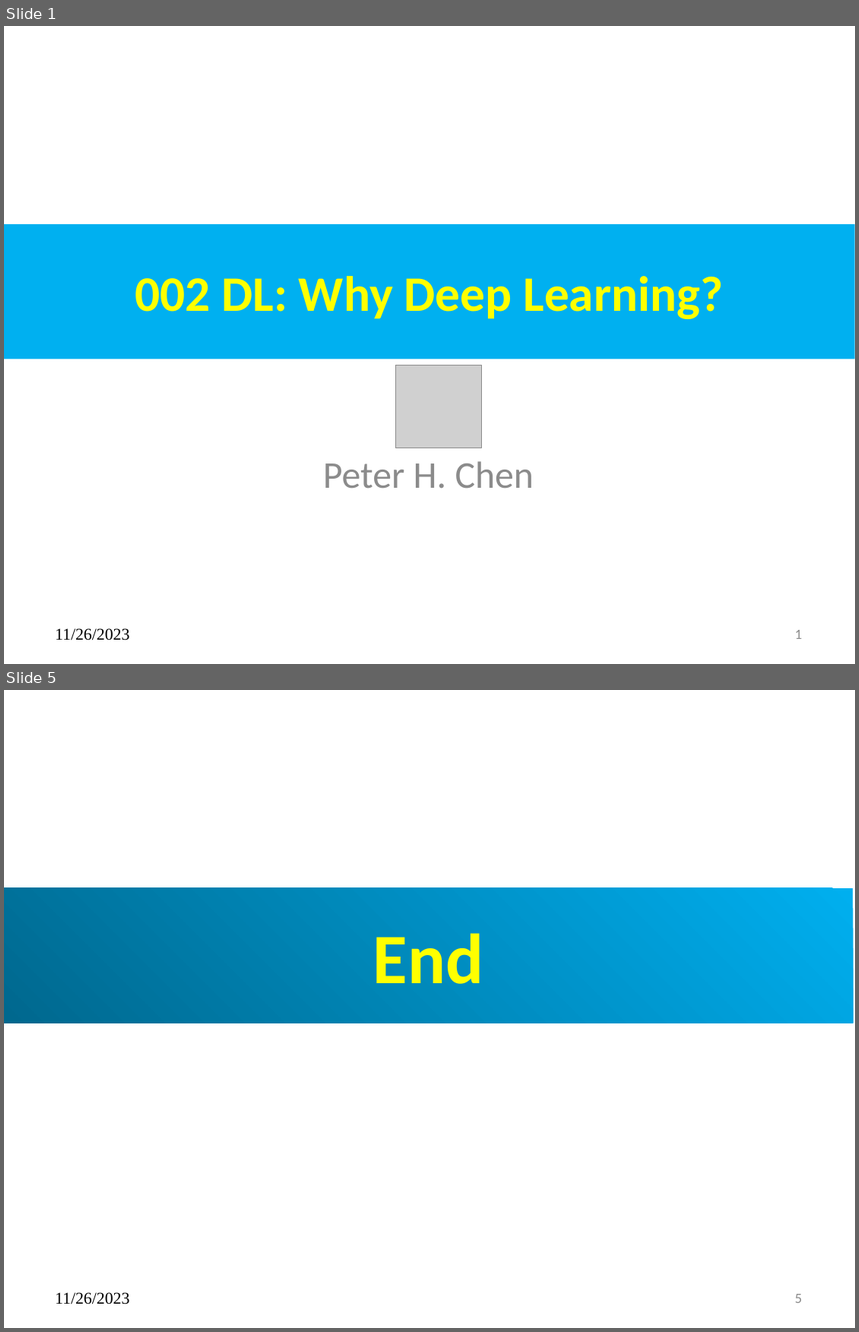
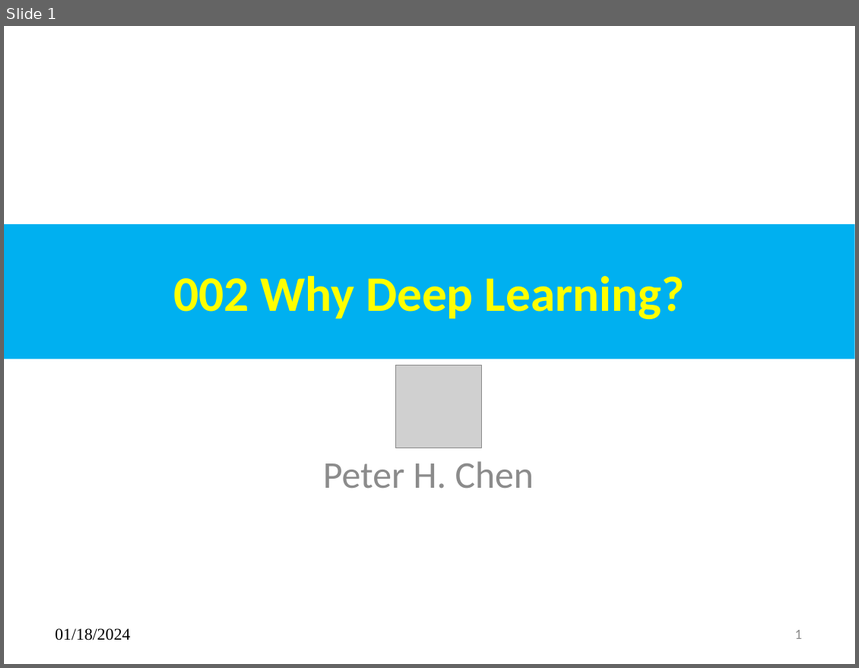
Before and after one commit to peterhchen/AIU_CS512_DL, a slide deck: 000_Lecture_Project/w01_Intro/02_Why_DP.pptx. Shown one above the other, each under a label of ours: slides 1 and 5 before the commit, slide 1 after it; the slides between them are not shown. The pictures are 859x1332 and 859x668 pixels, drawn with LibreOffice and Linux fonts; fonts in the diff are those of the drawing; grey boxes stand for pictures. Boxes give left, top, right and bottom in pixels: in the first picture for what was removed or moved away, otherwise in the second. Text is boxed around its words. In the diff, an @@ line names an element or a change of style, - is before the commit and + after.

```diff
--- a/000_Lecture_Project/w01_Intro/02_Why_DP.pptx
+++ b/000_Lecture_Project/w01_Intro/02_Why_DP.pptx
@@ slide 5 removed at <box>4,690,855,1328</box>, background #FFFFFF @@
@@ title removed at <box>4,888,854,1023</box> @@
-End
@@ text removed at <box>55,1293,130,1305</box> @@
-11/26/2023
@@ page number removed at <box>795,1294,802,1303</box> @@
-5
@@ slide 1 changed as well @@
@@ title at <box>173,276,685,319</box>: text changed @@
-002 DL: Why Deep Learning?
+002 Why Deep Learning?
@@ text at <box>55,629,130,641</box>: text changed @@
-11/26/2023
+01/18/2024
```
Also in this commit, not shown: 5 slides added, 3 other slides removed.
